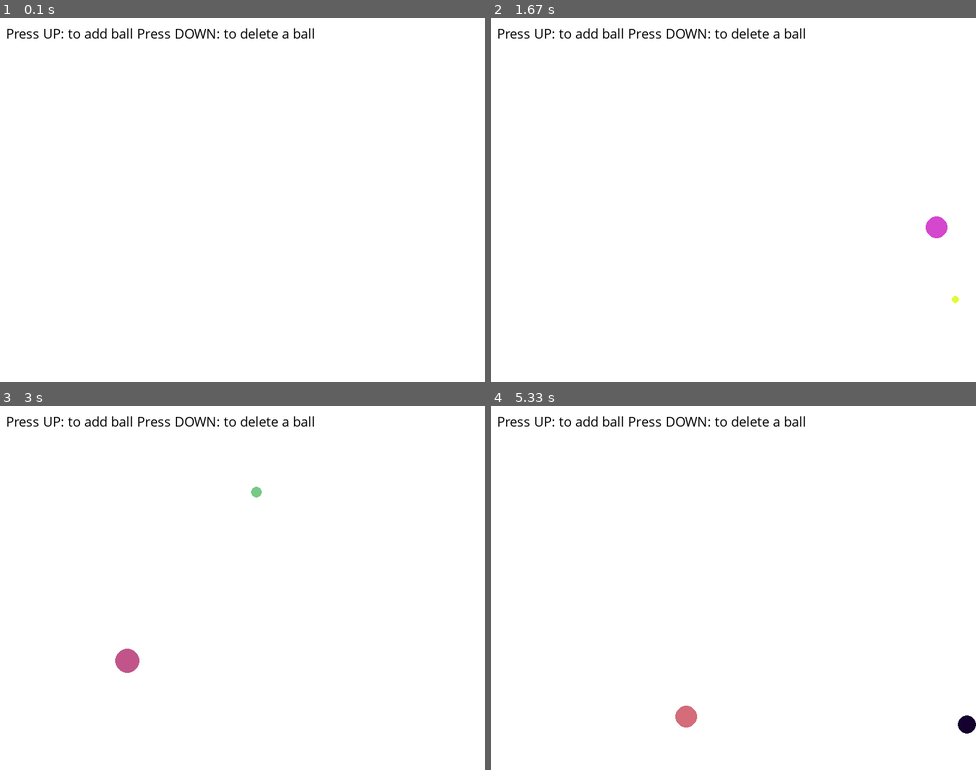
Above: before the commit, frames 1-4 (two rows, left to right).
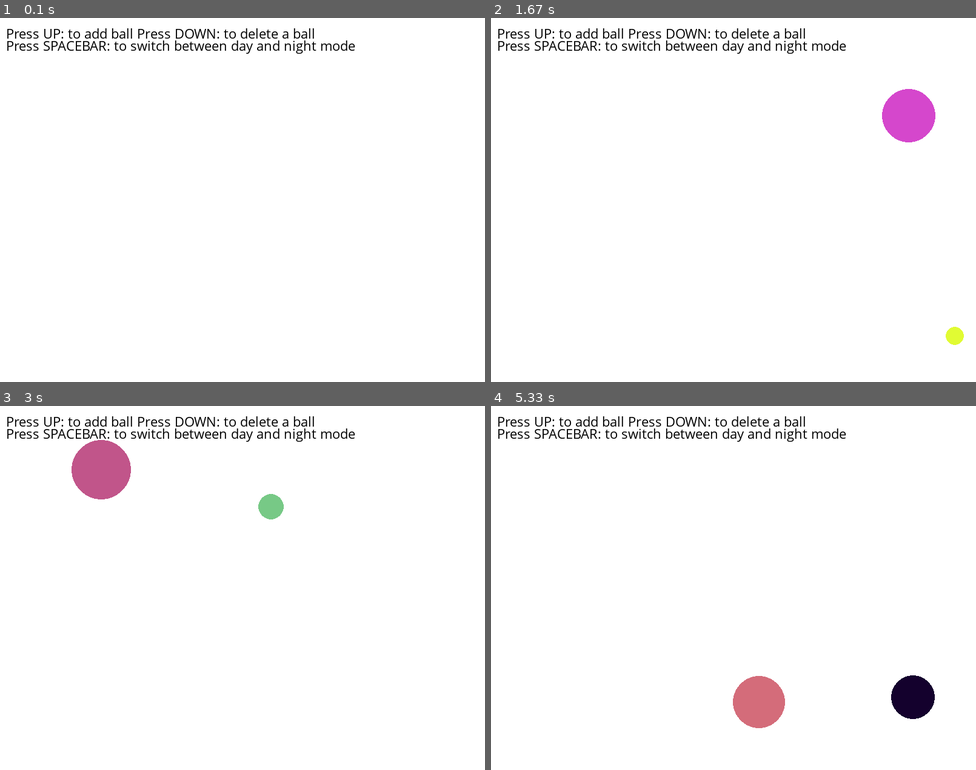
Above: after the commit, the same moments.

Repository: imThayer/bouncing-circles-with-class
Game: pygame game, started from main.py
Two runs of this game, one before a commit and one after it. Both use one fixed random seed, a clock stepped at 60 frames per second and the inputs below.
Inputs:
- Up to frame 1 (0.1 s): no input
- Up to frame 2 (1.67 s): hold Space 0.33-0.8 s; hold Up 0.33-0.8 s; tap Space at 0.83 s; hold Up 1.17-1.63 s
- Up to frame 3 (3 s): hold Down 1.67-1.97 s; hold Up 2-2.37 s; hold Down 2.4-2.77 s; hold Up from 2.8 s (still down)
- Up to frame 4 (5.33 s): release Up at 3.1 s; hold Down 3.13-3.43 s; hold Up 3.47-3.83 s; hold Down 3.87-4.23 s; hold Up 4.27-4.57 s; hold Down 4.6-4.9 s; hold Up 4.93-5.3 s

The runs differ from the first frame. In frame 1, 0.7% of the frame differs, in the area x 1-74%, y 6-10%; in frame 2, 2.3%; in frame 3, 2.9%; in frame 4, 3.1%, in the area x 1-100%, y 6-90%.

Commit message:
color switching

Diff:
--- a/ball.py
+++ b/ball.py
@@ -7,22 +7,22 @@
     def __init__(self, window, color, center_coords, radius, width=0):
         super().__init__(window,color,center_coords, radius, width)\
 
-        self.x_vel = r(1,5)
-        self.y_vel = r(1,5)
+        self.x_vel = r(1,10)
+        self.y_vel = r(1,10)
 
     def check_collisons(self):
         if self.x - self.r < 0:
             self.change_x_pos(self.r)
-            self.x_vel = r(1,5)
+            self.x_vel = r(1,10)
         if self.x + self.r > cfig.SCREEN_WIDTH:
             self.change_x_pos(cfig.SCREEN_WIDTH - self.r)
-            self.x_vel = r(-5,-1)
+            self.x_vel = r(-10,-1)
         if self.y - self.r < 0:
             self.change_y_pos(self.r)
-            self.y_vel = r(1,5)
+            self.y_vel = r(1,10)
         if self.y + self.r > cfig.SCREEN_HEIGHT:
             self.change_y_pos(cfig.SCREEN_HEIGHT - self.r)
-            self.y_vel = r(-5,-1)
+            self.y_vel = r(-10,-1)
 
     def move(self):
         self.change_pos(self.x + self.x_vel, self.y + self.y_vel)
--- a/main.py
+++ b/main.py
@@ -24,33 +24,48 @@
     return window
 
 # Draw Function to update graphics
-def draw(window,balls,text):
+def draw(window,balls,text,nightmode):
     """DRAW FUNCTION | allows screen graphics to be added"""
     #BACKGROUND
-    window.fill(WHITE) # 15
+    if nightmode:
+        window.fill(BLACK) # 15
+    else:
+        window.fill(WHITE)
 
 
     #FOREGROUND
 
-    text.draw_text()
-
     for b in balls:
         b.draw()
 
+    for t in text:
+        t.draw_text()
     #UPDATE DISPLAY
     pygame.display.update()
 
-def handle_events(balls,ball_info):
+def handle_events(balls,ball_info, night, text):
     """Handles any pygame event such as key input"""
     for event in pygame.event.get():
         if event.type == pygame.QUIT: # QUIT
-            return False
+            return False, night
         if event.type == pygame.KEYDOWN:
             if event.key == pygame.K_UP:
-                balls.append(ball.Ball(ball_info[0], rand_color(), [rnd(0,SCREEN_WIDTH), rnd(0,SCREEN_HEIGHT)], rnd(1,20))) # adds instance of ball class
+                balls.append(ball.Ball(ball_info[0], rand_color(), [rnd(0,SCREEN_WIDTH), rnd(0,SCREEN_HEIGHT)], rnd(1,50))) # adds instance of ball class
             if event.key == pygame.K_DOWN:
                 if len(balls) > 0:
                     balls.pop(0)
+            if event.key == pygame.K_SPACE:
+                night = not night
+
+                if night:
+                    for t in text:
+                        t.change_font_color(WHITE)
+                else:
+                    for t in text:
+                        t.change_font_color(BLACK)
+
+
+
 
 
 
@@ -59,7 +74,7 @@
     for b in balls:
         b.move()
 
-    return True
+    return True, night
 
 
 
@@ -72,6 +87,9 @@
     ball_info = [window]
     balls = []
     instructions = boxes.Text_box(window, 10, 10, 50, 50, "Press UP: to add ball Press DOWN: to delete a ball", BLACK)
+    nightmode_text = boxes.Text_box(window, 10, 30, 50, 50, "Press SPACEBAR: to switch between day and night mode", BLACK)
+    texts = [instructions, nightmode_text]
+    night = False
 
     # ADD ALL OBJECTS/CLASSES ABOVE HERE
     run = True
@@ -79,11 +97,11 @@
 
         clock.tick(FPS) # FPS Tick
 
-        run = handle_events(balls,ball_info)
+        run,night = handle_events(balls,ball_info, night,texts)
 
 
 
-        draw(window,balls,instructions) # UPDATES SCREEN
+        draw(window,balls,texts,night) # UPDATES SCREEN
 
     pygame.quit()
     sys.exit()
